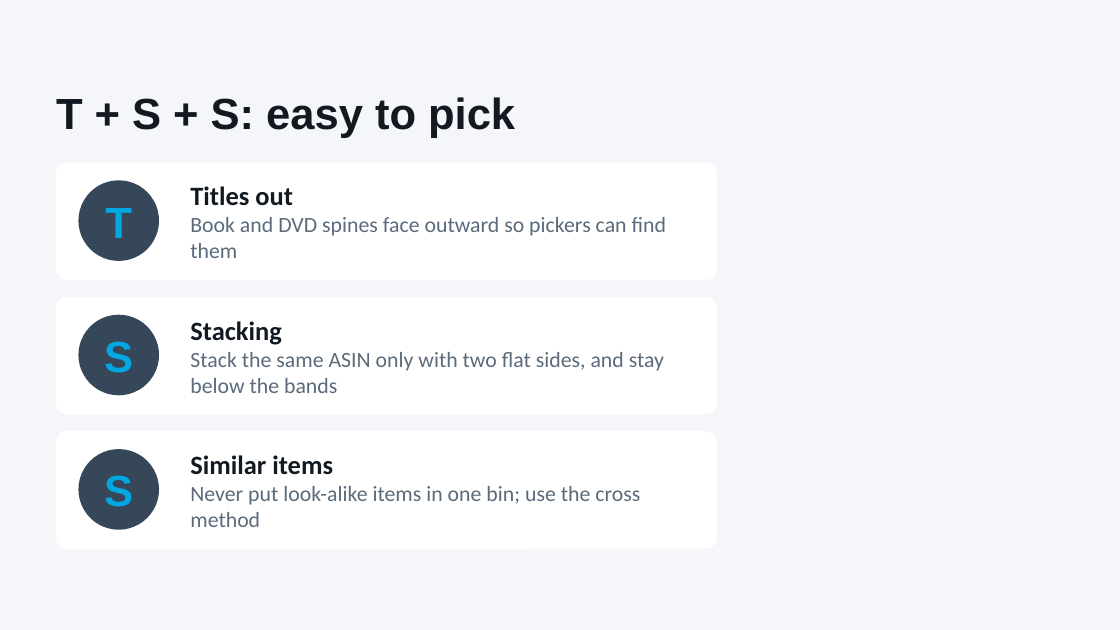
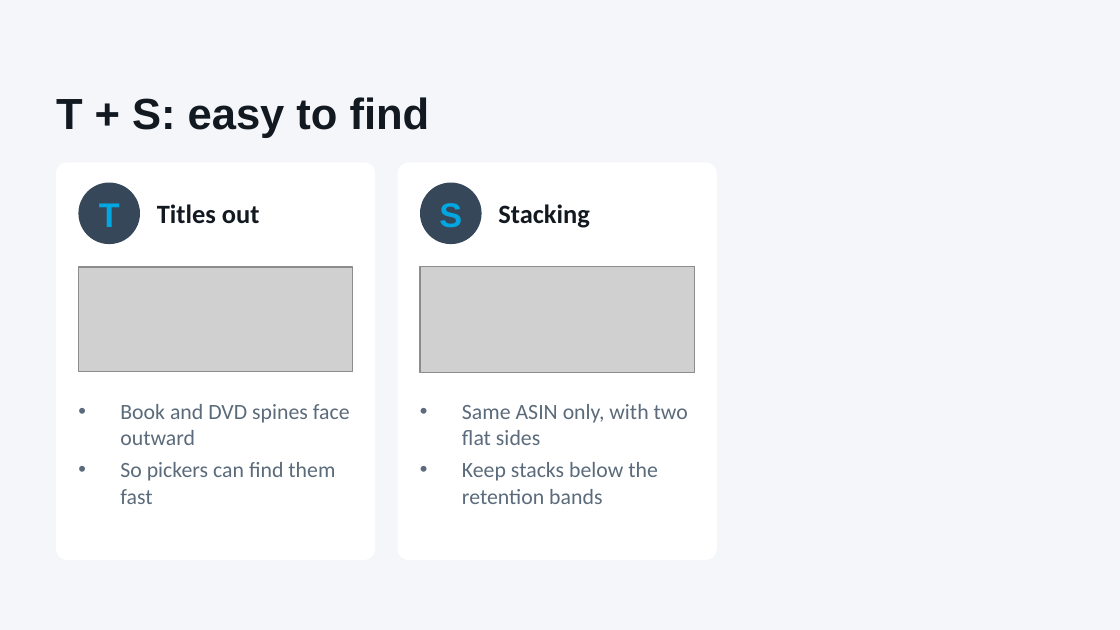
Before and after one commit to vanfryddie/beanstalkx, a slide deck: slide 14 of APMT_Coaching_Stow_FFF_ROBOTSS.pptx. Drawn at 1120x630 pixels with LibreOffice and Linux fonts; fonts in the diff are those of the drawing; grey boxes stand for pictures; background and template pictures are left out. Boxes give left, top, right and bottom in pixels: in the first picture for what was removed or moved away, otherwise in the second. Text is boxed around its words. In the diff, an @@ line names an element or a change of style, - is before the commit and + after.

```diff
--- a/APMT_Coaching_Stow_FFF_ROBOTSS.pptx
+++ b/APMT_Coaching_Stow_FFF_ROBOTSS.pptx
@@ title at <box>56,97,430,138</box>: text changed @@
-T + S + S: easy to pick
+T + S: easy to find
@@ rounded rectangle: place and size @@
-rounded rectangle at <box>56,162,717,280</box>
+rounded rectangle at <box>56,162,375,560</box>
@@ rounded rectangle at <box>56,162,375,560</box>: proportions changed @@
@@ rounded rectangle added at <box>398,162,717,560</box>, fill #FFFFFF @@
@@ text "T" at <box>99,203,120,227</box>: size 28 to 22 pt @@
@@ ellipse: place and size @@
-ellipse at <box>78,180,159,261</box>
+ellipse at <box>78,183,140,244</box>
@@ text added at <box>157,204,260,223</box>, 17 pt, text #121921, bold @@
+Titles out
@@ text "S" at <box>439,203,462,228</box>: size 28 to 22 pt @@
@@ text "S": place and size @@
-text "S" at <box>104,341,133,373</box>
+text "S" at <box>439,203,462,228</box>
@@ ellipse added at <box>420,183,482,244</box>, fill #37475A @@
@@ text added at <box>498,204,590,228</box>, 17 pt, text #121921, bold @@
+Stacking
@@ picture added at <box>78,268,353,372</box> @@
@@ picture added at <box>420,267,694,373</box> @@
@@ rounded rectangle removed at <box>56,297,717,414</box> @@
@@ ellipse removed at <box>78,315,159,395</box> @@
@@ text removed at <box>190,321,664,393</box> @@
-Stacking
-Stack the same ASIN only with two flat sides, and stay below the bands
@@ text "Book and DVD spines face ..." at <box>120,404,350,504</box>: vertical alignment middle to top @@
@@ text at <box>120,404,350,504</box>: text changed @@
-Titles out
-Book and DVD spines face outward so pickers can find them
+• Book and DVD spines face outward
+• So pickers can find them fast
@@ text "Same ASIN only, with two ..." at <box>462,404,688,504</box>: vertical alignment middle to top @@
@@ text at <box>462,404,688,504</box>: text changed @@
-Similar items
-Never put look-alike items in one bin; use the cross method
+• Same ASIN only, with two flat sides
+• Keep stacks below the retention bands
@@ rounded rectangle removed at <box>56,431,717,549</box> @@
@@ ellipse removed at <box>78,449,159,530</box> @@
@@ text removed at <box>104,475,133,507</box> @@
-S
```
Also in this commit, not shown: 2 other slides changed, 1 slide added, 1 other file.
